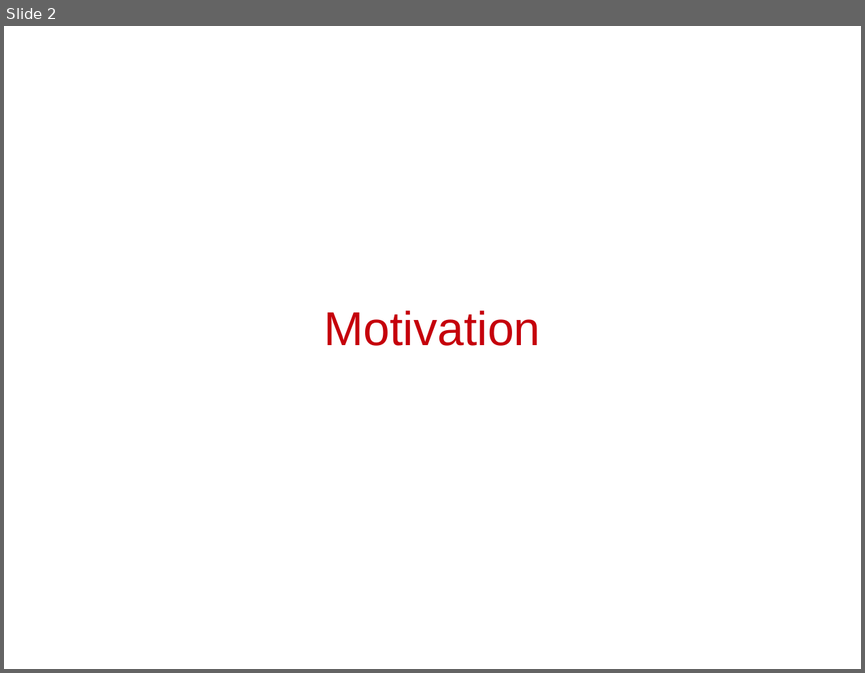
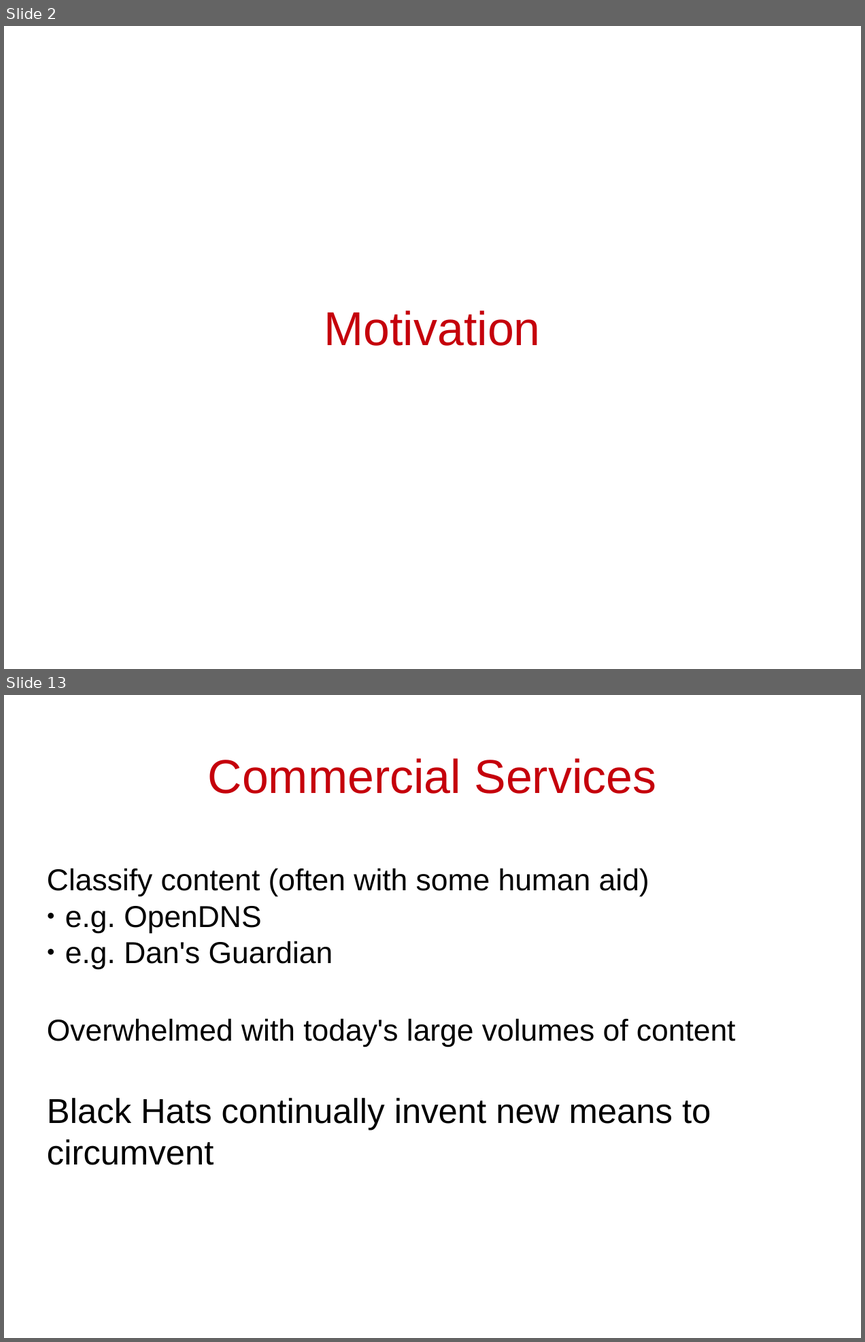
Before and after one commit to cschreiner/kindsicher, a slide deck: proj/presentation_dec09/combined.odp. Shown one above the other, each under a label of ours: slide 2 before the commit, slides 2 and 13 after it; the slides between them are not shown. The pictures are 865x673 and 865x1342 pixels, drawn with LibreOffice and Linux fonts; fonts in the diff are those of the drawing. Boxes give left, top, right and bottom in pixels: in the first picture for what was removed or moved away, otherwise in the second. Text is boxed around its words. In the diff, an @@ line names an element or a change of style, - is before the commit and + after.

```diff
--- a/proj/presentation_dec09/combined.odp
+++ b/proj/presentation_dec09/combined.odp
@@ slide 13 added at <box>4,695,861,1338</box>, background #FFFFFF @@
@@ title added at <box>208,758,657,794</box>, 44 pt, text #C5000B @@
+Commercial Services
@@ subtitle added at <box>47,868,736,1165</box>, 28 pt, text #000000 @@
+Classify content (often with some human aid)
+● e.g. OpenDNS
+● e.g. Dan's Guardian
+Overwhelmed with today's large volumes of content
+Black Hats continually invent new means to circumvent
```
Also in this commit, not shown: 11 slides changed, 30 other slides added.
